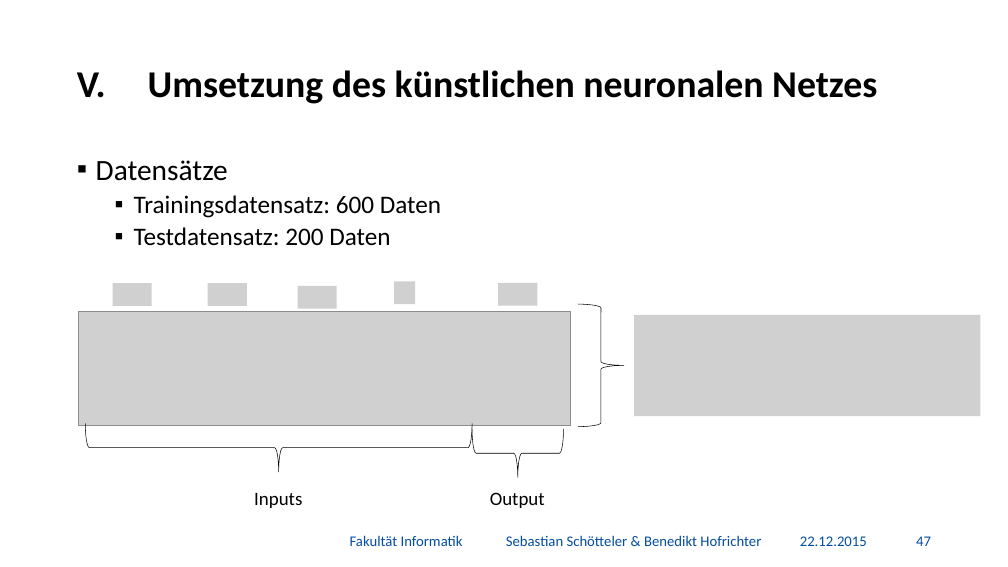
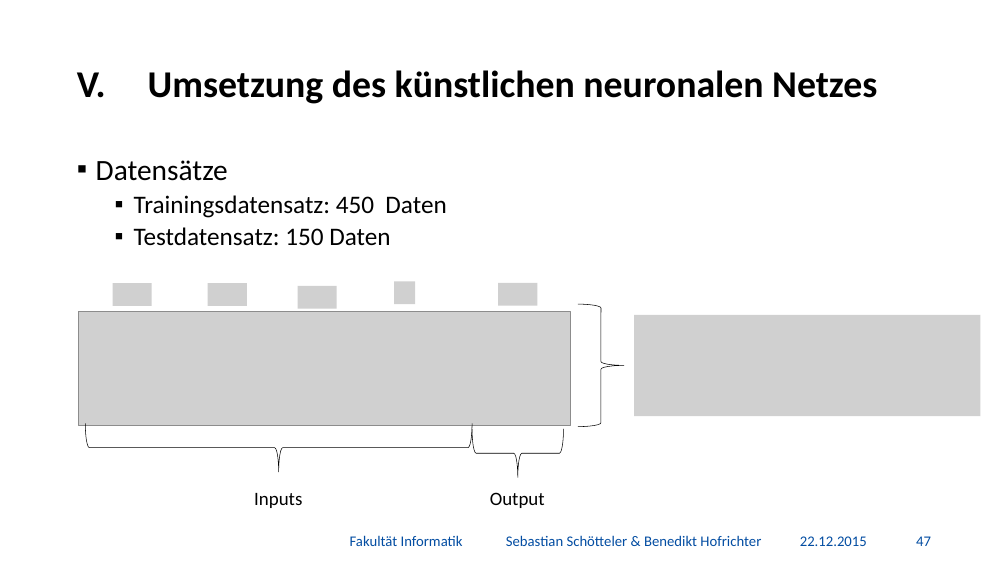
Before and after one commit to BenediktGitGit/soco15, a slide deck: slide 48 of 3b_Vortrag/Präsentation.pptx. Drawn at 1008x567 pixels with LibreOffice and Linux fonts; fonts in the diff are those of the drawing; grey boxes stand for pictures; background and template pictures are left out. Boxes give left, top, right and bottom in pixels: in the first picture for what was removed or moved away, otherwise in the second. Text is boxed around its words. In the diff, an @@ line names an element or a change of style, - is before the commit and + after.

```diff
--- a/3b_Vortrag/Präsentation.pptx
+++ b/3b_Vortrag/Präsentation.pptx
@@ text at (134, 195, 446, 246): text changed @@
-  ▪ Trainingsdatensatz: 600 Daten
-  ▪ Testdatensatz: 200 Daten
+  ▪ Trainingsdatensatz: 450 Daten
+  ▪ Testdatensatz: 150 Daten
```
Also in this commit, not shown: 1 other slide changed, 1 other file.
